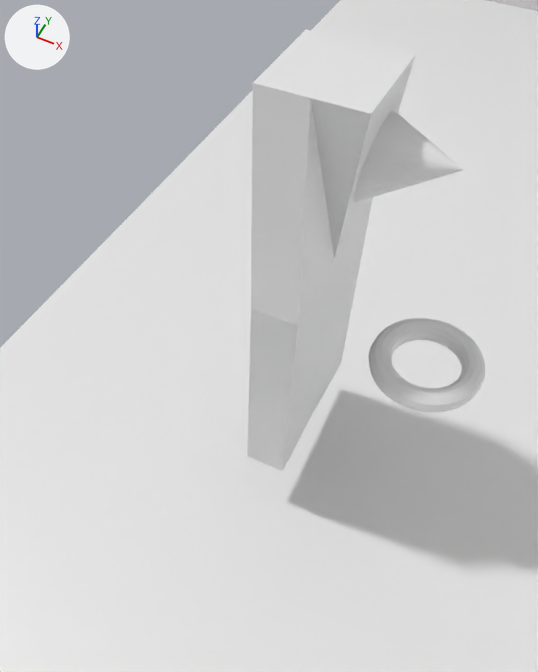
Two versions of the Blender file scenes/room.blend, one commit apart.
Rendered twice from a 50 mm camera at (4.61, -11.33, 17.98) aimed at (0.01, -2.13, 6.47). Lighting does not change. The marker at upper left points along +X, +Y and +Z.

Before the edit, the objects in view are built like this:
```python
me_cube = bpy.data.meshes.new('Cube')
me_cube.from_pydata(...)  # a box spanning x -1.0..4.8, y -1.0..3.0, z -1.0..0.0
me_cube.materials.append(mat_material)  # white #e7e7e7
me_player = bpy.data.meshes.new('Player')
me_player.from_pydata(...)  # 83 vertices, 45 faces, 32 loose edges; spans x -3.89..2.9, y -7.66..1.88, z -6.11..6.12
me_torus = bpy.data.meshes.new('Torus')
me_torus.from_pydata(...)  # a torus around z (ring radius 1.0, tube radius 0.25) spanning x 5.86..8.36, y 4.59..7.09, z 5.83..6.33
ob_floor = bpy.data.objects.new('Floor', me_cube)
ob_floor.location = (50.0, -11.0, 0.0)
ob_floor.scale = (60.0, 14.0, 1.0)
ob_pickuppt = bpy.data.objects.new('PickupPt', me_torus)
ob_pickuppt.parent = ob_player
ob_pickuppt.matrix_parent_inverse = Matrix(((1.0, 0.0, 0.0, -2.892), (0.0, 1.0, 0.0, -6.66), (0.0, 0.0, 1.0, -6.106), (0.0, 0.0, 0.0, 1.0)))
ob_pickuppt.location = (-1.175, 0.238, -0.148)
ob_player = bpy.data.objects.new('Player', me_player)
ob_player.location = (0.0, 0.0, 5.74)
```
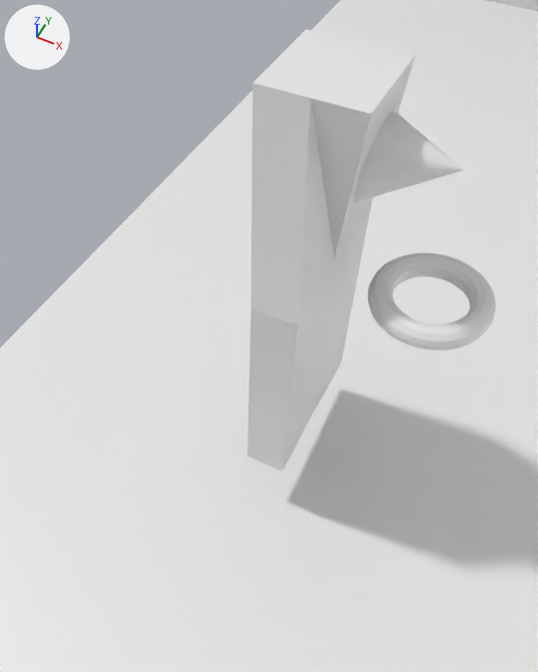
Edits to the bpy script that builds the scene:
```text
Change me_torus:
    where me_torus.from_pydata(...)  # 576 vertices, 576 faces; spans x 5.86..8.36, y 4.59..7.09, z 5.83..6.33
    used by ob_pickuppt; parent = ob_player; location = (-1.175, 0.238, -0.148)
    me_torus part 1: the whole mesh is moved by (-7.09, -5.89, -5.79)
Change ob_pickuppt:
    ob_pickuppt.location: (-1.175, 0.238, -0.148) -> (5.714, 6.08, 7.548)
```

Pixel boxes [x1, y1, x2, y2] of what changed, in the pictures (538 x 672 px):
'PickupPt', moved
    before: [368, 318, 485, 412]
    after: [368, 253, 496, 350]
